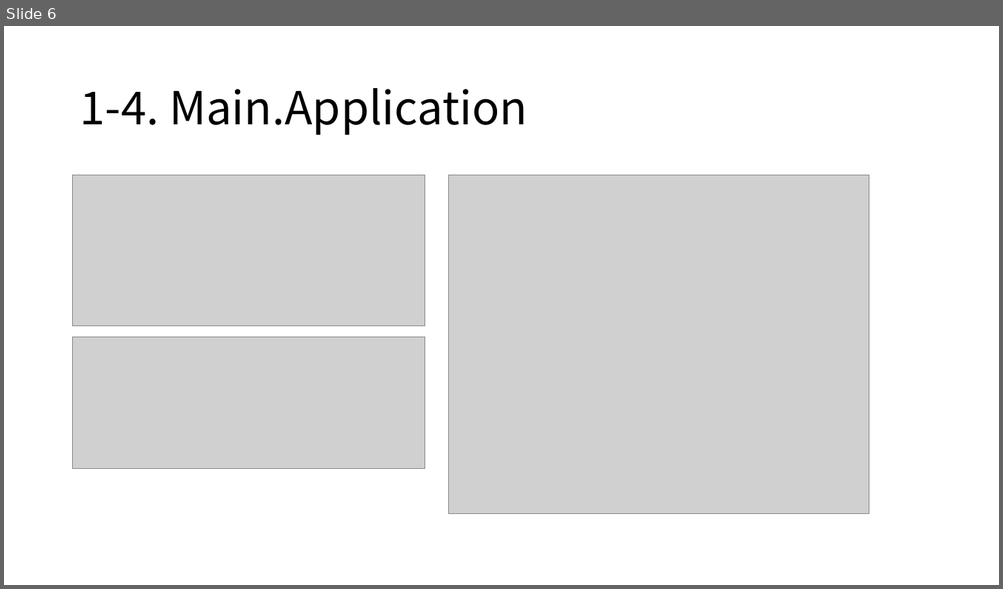
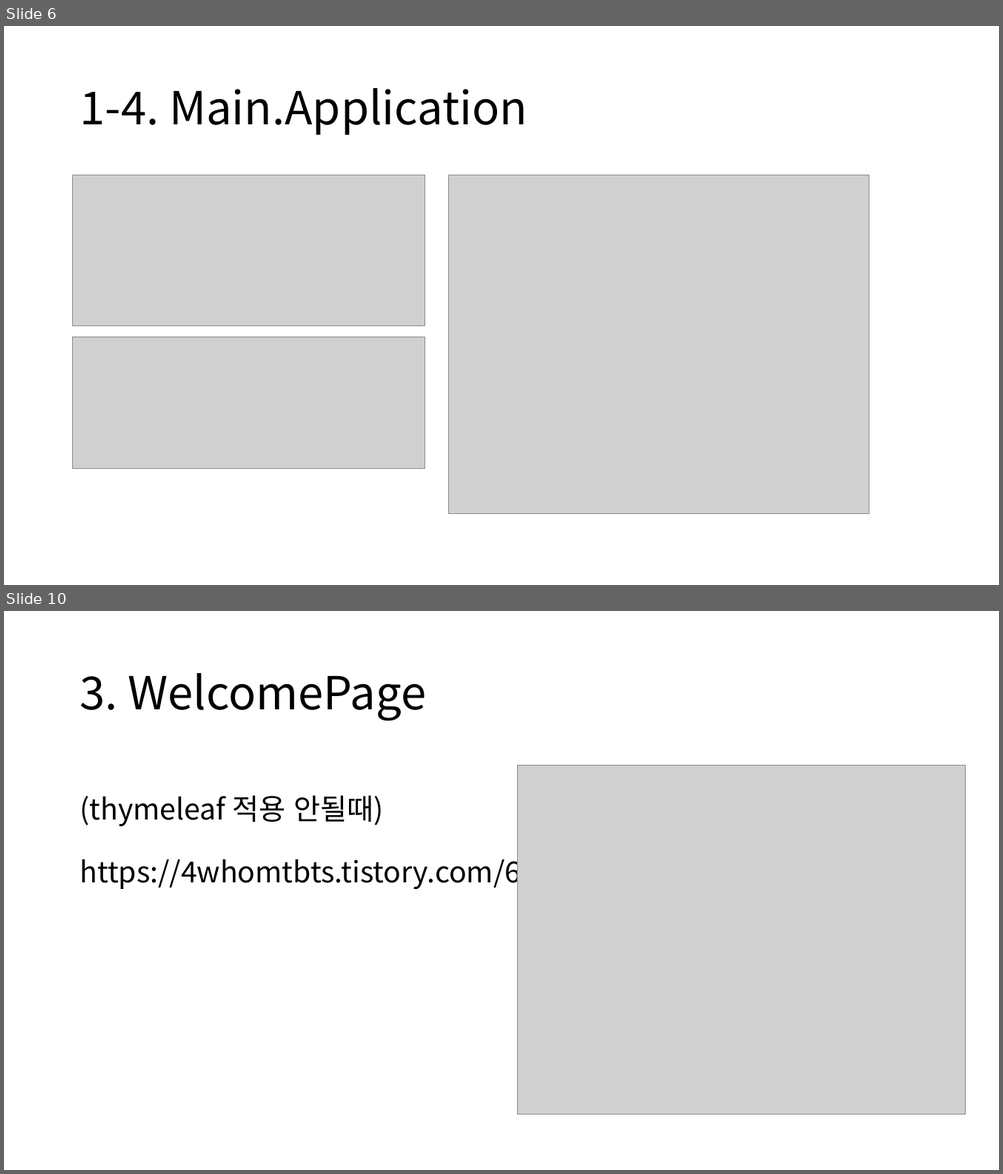
Before and after one commit to rkadbwkd/Spring-basic, a slide deck: Spring-basic.pptx. Shown one above the other, each under a label of ours: slide 6 before the commit, slides 6 and 10 after it; the slides between them are not shown. The pictures are 1003x589 and 1003x1174 pixels, drawn with LibreOffice and Linux fonts; fonts in the diff are those of the drawing; grey boxes stand for pictures. Boxes give left, top, right and bottom in pixels: in the first picture for what was removed or moved away, otherwise in the second. Text is boxed around its words. In the diff, an @@ line names an element or a change of style, - is before the commit and + after.

Commit message:
thymeleaf applay

```diff
--- a/Spring-basic.pptx
+++ b/Spring-basic.pptx
@@ slide 10 added at (4, 611, 999, 1170), background #FFFFFF @@
@@ title added at (79, 673, 427, 721), 44 pt, text #000000 @@
+3. WelcomePage
@@ picture added at (518, 766, 965, 1116) @@
@@ text added at (79, 795, 536, 891), 28 pt, text #000000 @@
+(thymeleaf 적용 안될때)
+https://4whomtbts.tistory.com/60
```
Also in this commit, not shown: 3 other slides added, 4 other files.
